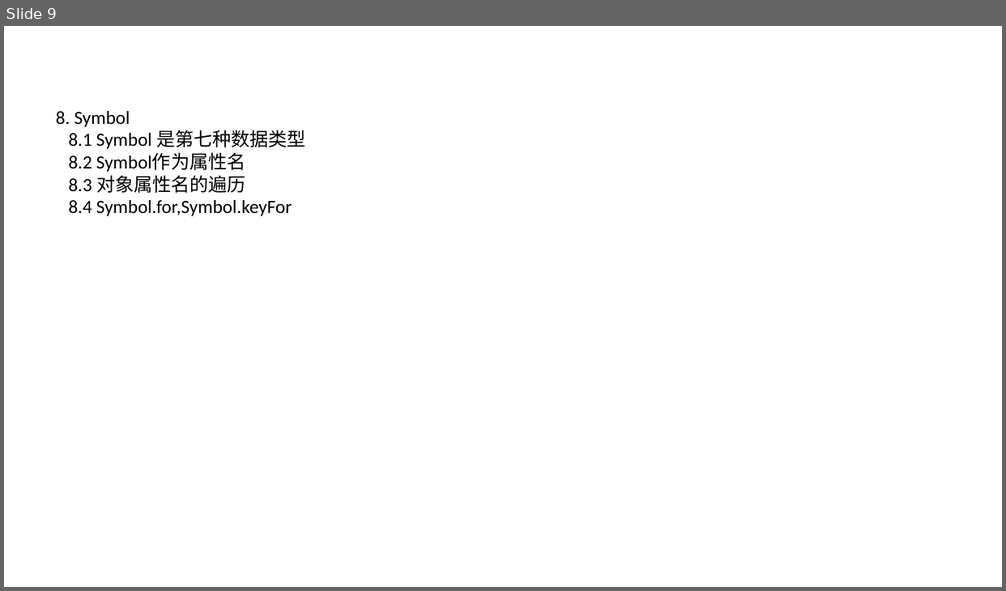
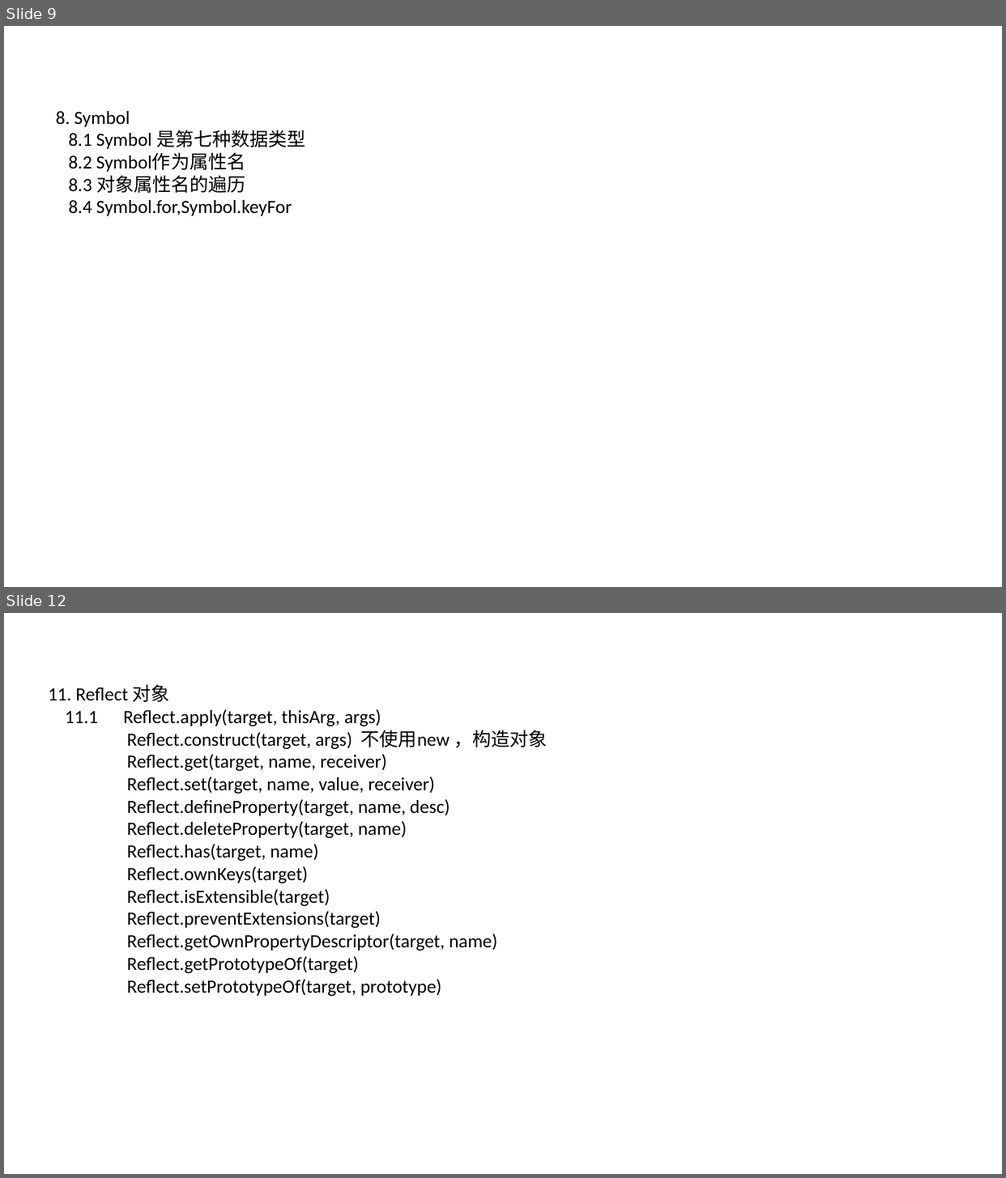
Before and after one commit to hiliny/vetechShare, a slide deck: es6/es6新特性.pptx. Shown one above the other, each under a label of ours: slide 9 before the commit, slides 9 and 12 after it; the slides between them are not shown. The pictures are 1006x591 and 1006x1178 pixels, drawn with LibreOffice and Linux fonts; fonts in the diff are those of the drawing; background and template pictures are left out. Boxes give left, top, right and bottom in pixels: in the first picture for what was removed or moved away, otherwise in the second. Text is boxed around its words. In the diff, an @@ line names an element or a change of style, - is before the commit and + after.

```diff
--- a/es6/es6新特性.pptx
+++ b/es6/es6新特性.pptx
@@ slide 12 added at box(4, 613, 1002, 1174), background picture (left out) @@
@@ text added at box(48, 684, 547, 996), 18 pt, text #000000 @@
+11. Reflect 对象
+11.1 Reflect.apply(target, thisArg, args)
+    Reflect.construct(target, args) 不使用new ，构造对象
+    Reflect.get(target, name, receiver)
+    Reflect.set(target, name, value, receiver)
+    Reflect.defineProperty(target, name, desc)
+    Reflect.deleteProperty(target, name)
+    Reflect.has(target, name)
+    Reflect.ownKeys(target)
+    Reflect.isExtensible(target)
+    Reflect.preventExtensions(target)
+    Reflect.getOwnPropertyDescriptor(target, name)
+    Reflect.getPrototypeOf(target)
+    Reflect.setPrototypeOf(target, prototype)
```
Also in this commit, not shown: 5 other slides added, 1 slide removed, 9 other files.
